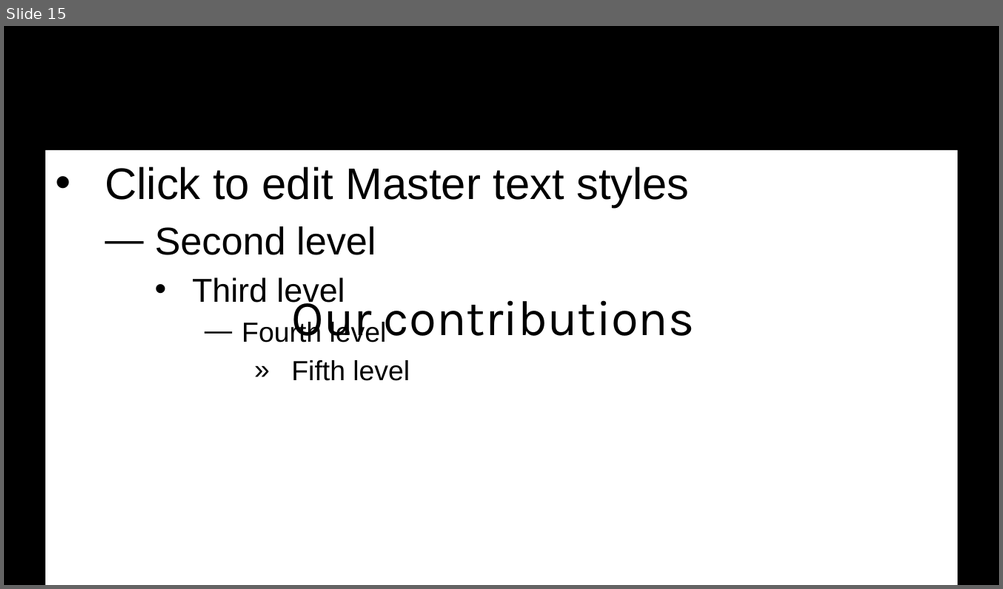
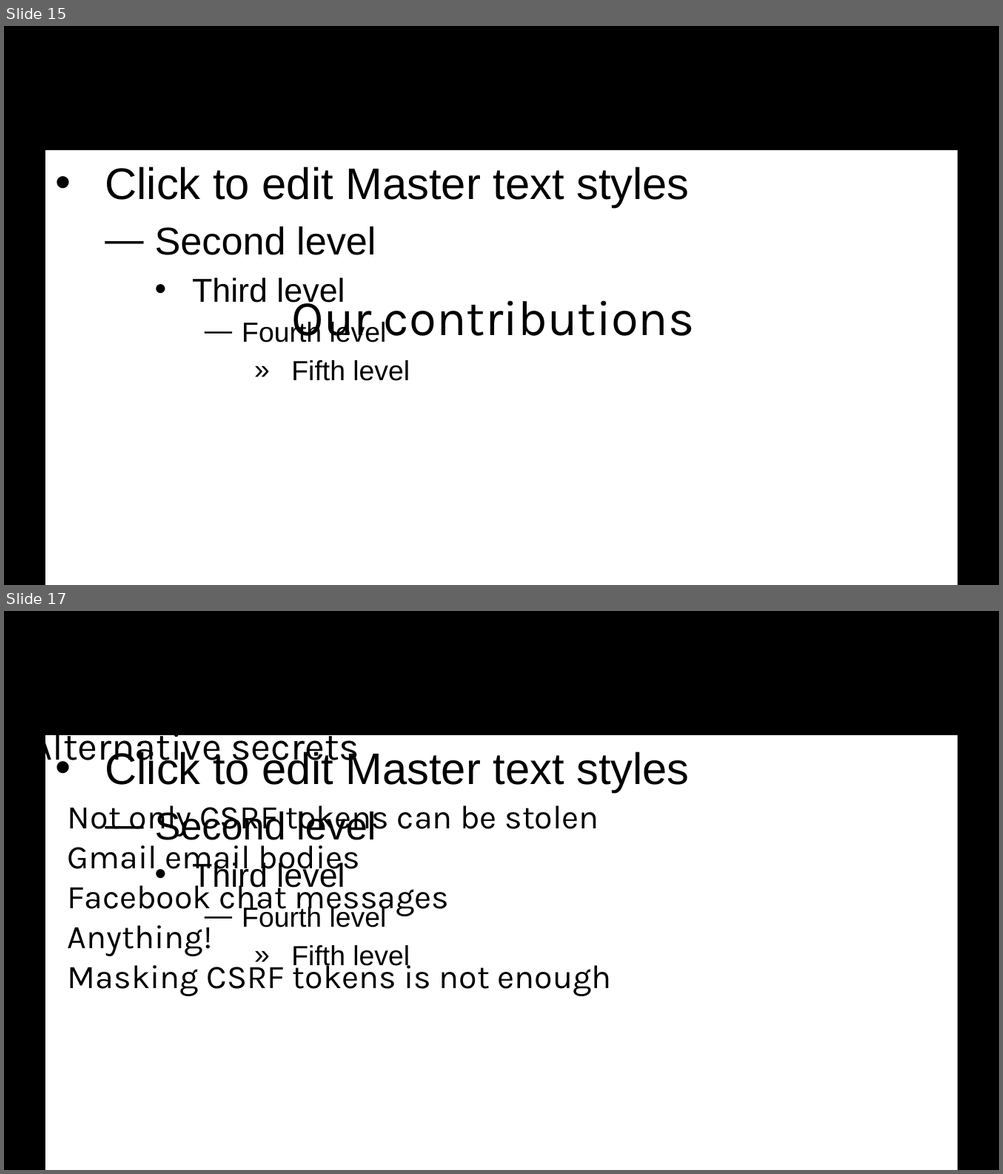
Before and after one commit to decrypto-org/rupture, a slide deck: etc/Black Hat Asia 2016/asia-16-Practical-New-Developments-In-The-BREACH-Attack.pptx. Shown one above the other, each under a label of ours: slide 15 before the commit, slides 15 and 17 after it; the slides between them are not shown. The pictures are 1003x589 and 1003x1174 pixels, drawn with LibreOffice and Linux fonts; fonts in the diff are those of the drawing; background and template pictures are left out. Boxes give left, top, right and bottom in pixels: in the first picture for what was removed or moved away, otherwise in the second. Text is boxed around its words. In the diff, an @@ line names an element or a change of style, - is before the commit and + after.

```diff
--- a/etc/Black Hat Asia 2016/asia-16-Practical-New-Developments-In-The-BREACH-Attack.pptx
+++ b/etc/Black Hat Asia 2016/asia-16-Practical-New-Developments-In-The-BREACH-Attack.pptx
@@ slide 17 added at (4, 611, 999, 1170), background picture (left out); not listed: 1 template element that a slide beside it also shows @@
@@ text added at (31, 725, 359, 769), 28 pt, text #000000 @@
+Alternative secrets
@@ text added at (68, 806, 612, 997), 24 pt, text #000000 @@
+• Not only CSRF tokens can be stolen
+• Gmail email bodies
+• Facebook chat messages
+• Anything!
+• Masking CSRF tokens is not enough
```
Also in this commit, not shown: 9 slides changed, 10 other slides added, 1 slide removed, 1 other file.
